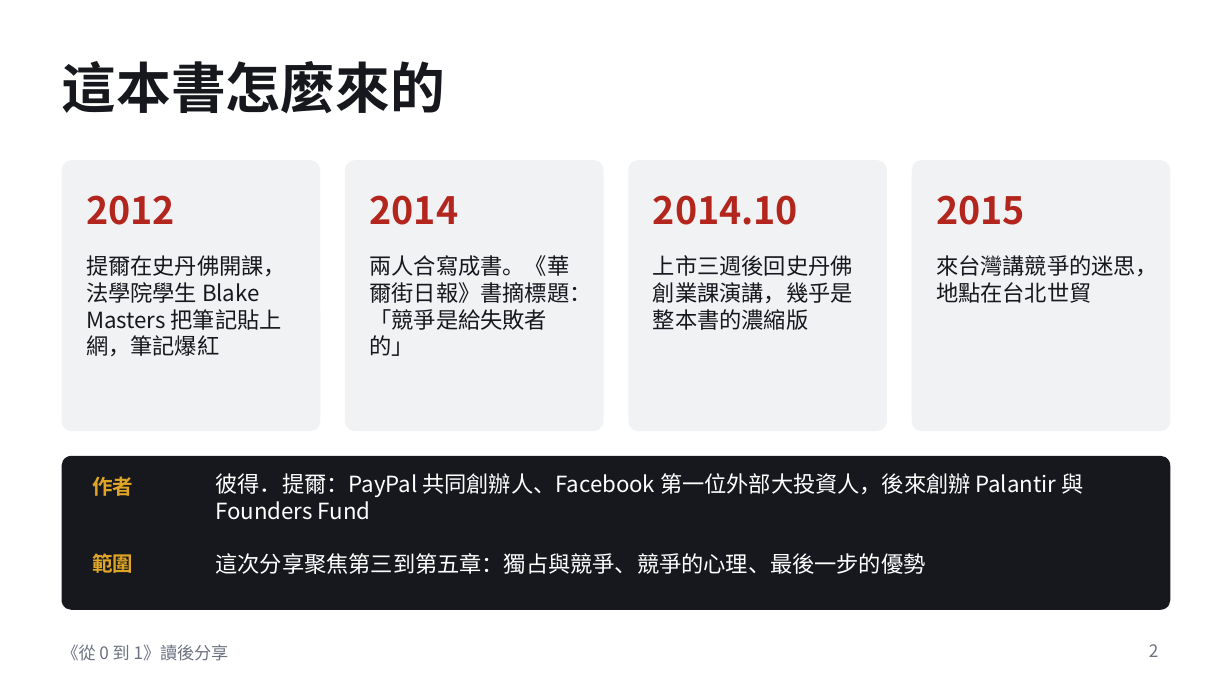
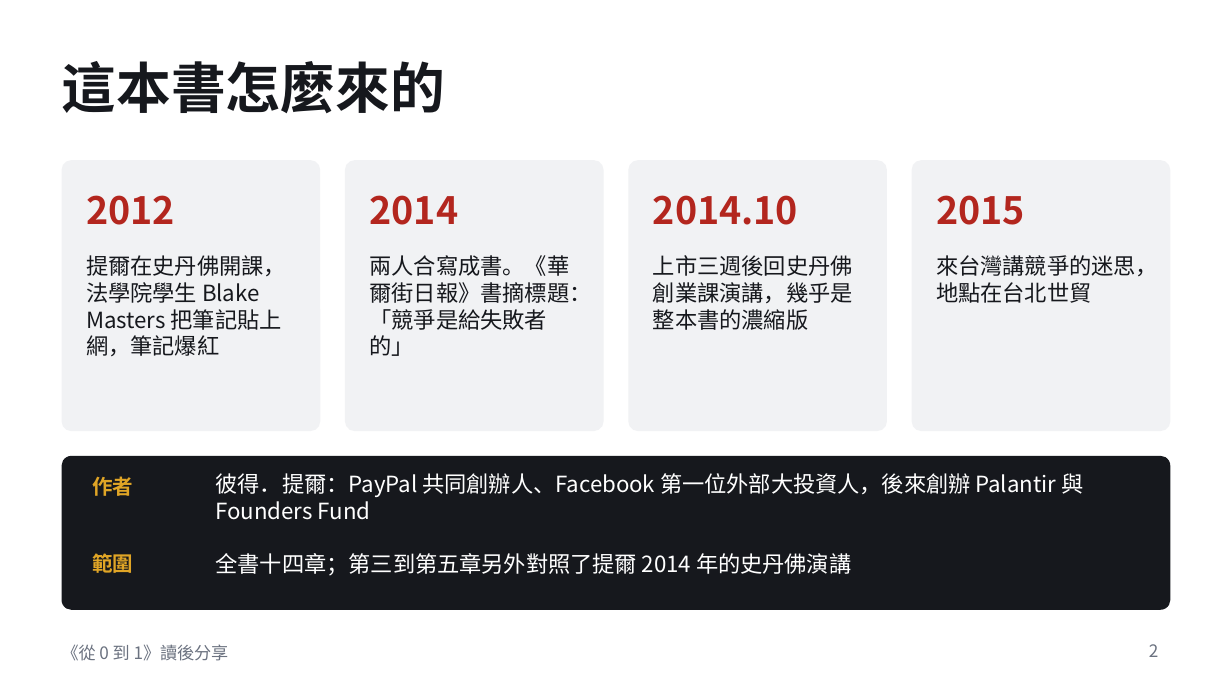
Before and after one commit to LuoGuoFong/TEST, a slide deck: slide 2 of zero-to-one-book-share.pptx. Drawn at 1232x693 pixels with LibreOffice and Linux fonts; fonts in the diff are those of the drawing. Boxes give left, top, right and bottom in pixels: in the first picture for what was removed or moved away, otherwise in the second. Text is boxed around its words. In the diff, an @@ line names an element or a change of style, - is before the commit and + after.

```diff
--- a/zero-to-one-book-share.pptx
+++ b/zero-to-one-book-share.pptx
@@ text at box(216, 553, 851, 576): text changed @@
-這次分享聚焦第三到第五章：獨占與競爭、競爭的心理、最後一步的優勢
+全書十四章；第三到第五章另外對照了提爾 2014 年的史丹佛演講
```
Also in this commit, not shown: 8 other slides changed, 11 slides added, 1 slide removed.
